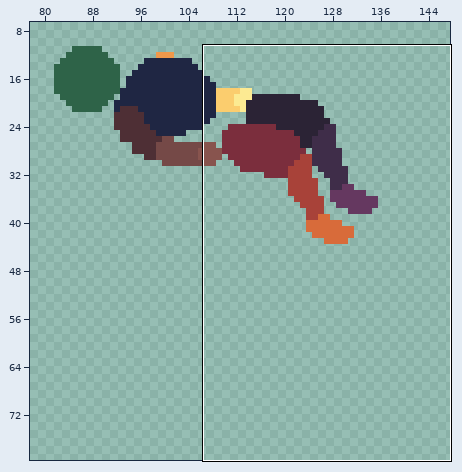
One commit to this pixel-art file: Personal_Roberto/ASEPRITE/1. Liora/Liora_Death.ase. Above, an overview of the earlier version with the close-up marked.
Close-up. The starting point:
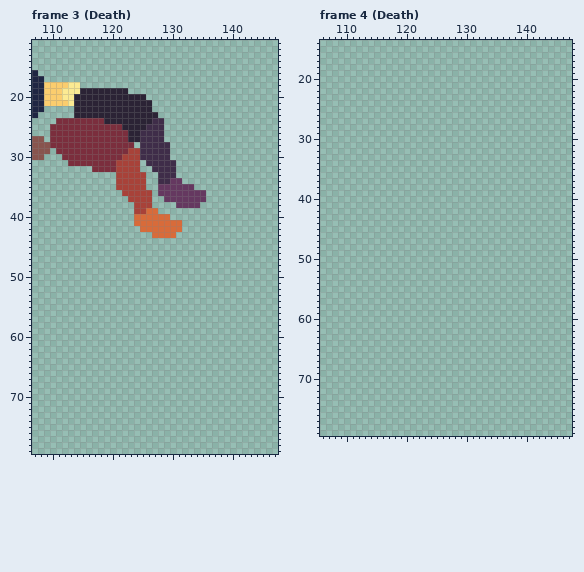
160x80 pixels, 20 frames. Shown: frame 3 (Death): x 107..147, y 11..79; frame 4 (Death): x 106..147, y 14..79. The wide view leaves out empty margins. The commit also changed other frames or places, which this record leaves out.
New version:
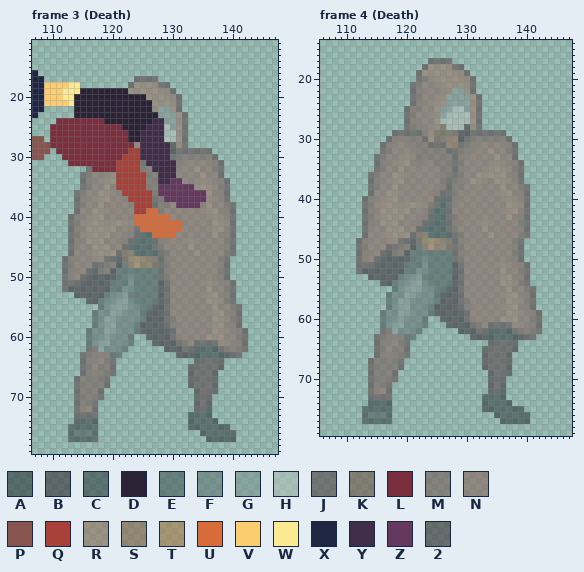
Palette (. is transparent): A #181e2580  B #2b162580  C #232d3380  D #2b2335  E #3a464a80  F #586b6f80  G #7d8c8c80  H #bbc1be80  J #4e2f3580  K #6f403780  L #7b2e3d  M #75494780  N #88544e80  P #88544e  Q #a84239  R #9b675780  S #8e543980  T #b4713780  U #d86b3a  V #fbcd6e  W #fcea92  X #1f2643  Y #3f2d49  Z #653860  2 #361e2980
Change:
layer "Referencia" now shown
Changed rows in their new state; - is an unchanged pixel.
Frame 3 (Death), layer "Referencia":
first column x 112:
17 ------------JJJJ---------------
18 -----------JRRRRJJ-------------
19 -----------RRRRRRNJ------------
20 --------------RRRRNJ-----------
21 ---------------RRRRJ-----------
22 ---------------RGGRJ-----------
23 ----------------GGGRJ----------
24 -----------------GGRJ----------
25 -----------------HGRJ----------
26 -----------------HHRJ----------
27 -----------------HHRJ----------
28 ------------N-----BRJ----------
29 ------------------BJJJJJJ------
30 ------------------JMMMMMMJ-----
31 -------------J-----MNNNNNMJ----
32 ----J--------MM----NNNRNNMJ----
33 ---JMNNNR-----MM---NNNNRNNJ----
34 ---JMNNRR-----MM----NNNRNNMJ---
35 ---JMNNRN-----MM------RRRNMJ---
36 --JMNNRRNN-----M--------RNMJ---
37 --JMNNRRNNN----JM-------RNNJ---
38 --JMNNRNNNNN---JMMN----NRNNMJ--
39 --JNNRRNNNNN----MNNNNNNNRRNMJ--
40 -JMNNRRNNNNN------NNNNNNNRNNJ--
41 -JMNRRRNRRRN--------NNNNNRRNJ--
42 -JMNRRRRRNNNJ-------NNNNNRRNJ--
43 -JMNRRRRNNNMJCC----NNNNNNRNMJ--
44 -JMNRRRNNNMJCCCJMNNNNRNNNNNMJ--
45 -JNNNRRRNNJCCCCJMNNNNRNNNNNMJ--
46 -JNNNRRRRJKSCCCCJMNNNNRNNNNMJ--
47 JMNNNNRJJBKSTSSKJMNNNNNNNNMJ---
48 JMNNNJJMMBESTSSKJMNNNNNNNNMJ---
49 JMNNJBMMBEEEEEEEJMNNNNNNNNMJ---
50 JNNJBBBBBEEFEEEEJMNNNNNNNNMJ---
51 JJJBBBBBEEEFEEEEBJNNNNNNRNNMJ--
52 JBBBBBBBEEFFEEEEBJNNNNNNRNNMJ--
53 --BBBBBEFFGEEEEEBJNNNNNNRRNMJ--
54 ----BBEFFGGFEEEEBJNNNNNNRRNMJ--
55 ------EFGGGFFEEBBJNNNNNNNRNNMJ-
56 -----EFFGGFFFEBBBJNNNNNNNRRNMJ-
57 -----EFGGFFFFEBBBJMNNNNNNRRNMJ-
58 -----EFGGFFFEBBBBJMNNNNNNRRNMJ-
59 ----EFFGGFFFEBBBBBJNNNNNNRRNNMJ
60 ----EFFGFFFE--BBBBJNNNNNRRRNNMJ
61 ----EFGGFFFE---BBBBJMNJJJJRNNMJ
62 ----JMGFFFE------BBBJJACCAJMMMJ
63 ---JMMNMEE---------BBBACCCABJJ-
64 ---JMNNMJ-------------2JJJ2----
65 ---JMNMMJ------------2JJJJ2----
66 ---JMNMMJ------------2JJJ2-----
67 --JMMMMJ-------------2JJJ2-----
68 --JMMMMJ-------------2JJJ2-----
69 --JMMMJ---------------2JJ2-----
70 --JMMMJ---------------2J2------
71 --JMMJ----------------2J2------
72 --JNNJ----------------2JA------
73 --JJJJ---------------ACCA------
74 --ACCA---------------ACCCA-----
75 -CCCCC---------------AACCCAA---
76 -CEEEC-----------------ACCCCA--
77 -CCCCC------------------AAAAA--
Frame 4 (Death), layer "Referencia":
first column x 112:
17 ------------JJJJ---------------
18 -----------JRRRRJJ-------------
19 ----------JRRRRRRNJ------------
20 ----------JMNRRRRRNJ-----------
21 ---------JMNNNRRRRRJ-----------
22 ---------JMNNNNRGGRJ-----------
23 ---------JMNNNRGGGGRJ----------
24 ---------JMNNRRGGGGRJ----------
25 --------JMMNNRGGHHGRJ----------
26 --------JMNNNRGHHHHRJ----------
27 --------JMNNNRHHHHHRJ----------
28 --------JMMNNRKHHHBRJ----------
29 ------JJJJJMRKKKKBBJJJJJJ------
30 -----JMNMMMJRKKSSBJMMMMMMJ-----
31 ----JMNNNMMMJJJSSJMMNNNNNMJ----
32 ----JMNNNNMMMMMJJMMNNNRNNMJ----
33 ---JMNNNRNMMMMMMJMNNNNNRNNJ----
34 ---JMNNRRNMNNMMMJMNNNNNRNNMJ---
35 ---JMNNRNNNNNNMMJMNNNNRRRNMJ---
36 --JMNNRRNNNNNNMMJMNNRRRRRNMJ---
37 --JMNNRRNNNNNNMJMMNRRNNRRNNJ---
38 --JMNNRNNNNNNNMJMMNNNNNNRNNMJ--
39 --JNNRRNNNNNNMJJMNNNNNNNRRNMJ--
40 -JMNNRRNNNNNNJCJMNNNNNNNNRNNJ--
41 -JMNRRRNRRRNMJCJNNNNNNNNNRRNJ--
42 -JMNRRRRRNNNJCCJNNNNNNNNNRRNJ--
43 -JMNRRRRNNNMJCCJMNNNNNNNNRNMJ--
44 -JMNRRRNNNMJCCCJMNNNNRNNNNNMJ--
45 -JNNNRRRNNJCCCCJMNNNNRNNNNNMJ--
46 -JNNNRRRRJKSCCCCJMNNNNRNNNNMJ--
47 JMNNNNRJJBKSTSSKJMNNNNNNNNMJ---
48 JMNNNJJMMBESTSSKJMNNNNNNNNMJ---
49 JMNNJBMMBEEEEEEEJMNNNNNNNNMJ---
50 JNNJBBBBBEEFEEEEJMNNNNNNNNMJ---
51 JJJBBBBBEEEFEEEEBJNNNNNNRNNMJ--
52 JBBBBBBBEEFFEEEEBJNNNNNNRNNMJ--
53 --BBBBBEFFGEEEEEBJNNNNNNRRNMJ--
54 ----BBEFFGGFEEEEBJNNNNNNRRNMJ--
55 ------EFGGGFFEEBBJNNNNNNNRNNMJ-
56 -----EFFGGFFFEBBBJNNNNNNNRRNMJ-
57 -----EFGGFFFFEBBBJMNNNNNNRRNMJ-
58 -----EFGGFFFEBBBBJMNNNNNNRRNMJ-
59 ----EFFGGFFFEBBBBBJNNNNNNRRNNMJ
60 ----EFFGFFFE--BBBBJNNNNNRRRNNMJ
61 ----EFGGFFFE---BBBBJMNJJJJRNNMJ
62 ----JMGFFFE------BBBJJACCAJMMMJ
63 ---JMMNMEE---------BBBACCCABJJ-
64 ---JMNNMJ-------------2JJJ2----
65 ---JMNMMJ------------2JJJJ2----
66 ---JMNMMJ------------2JJJ2-----
67 --JMMMMJ-------------2JJJ2-----
68 --JMMMMJ-------------2JJJ2-----
69 --JMMMJ---------------2JJ2-----
70 --JMMMJ---------------2J2------
71 --JMMJ----------------2J2------
72 --JNNJ----------------2JA------
73 --JJJJ---------------ACCA------
74 --ACCA---------------ACCCA-----
75 -CCCCC---------------AACCCAA---
76 -CEEEC-----------------ACCCCA--
77 -CCCCC------------------AAAAA--
Changed places in both close-ups, as pixel boxes (x1, y1, x2, y2):
added: (62, 76, 248, 442)
added: (356, 58, 542, 424)
